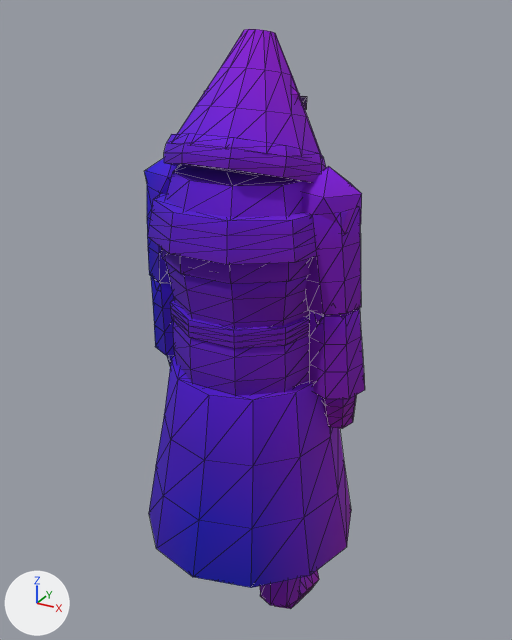
One commit to the glTF model assets/kit/skel_giant.glb: the scene before it, then after it.
Rendered twice from a camera (50 mm lens) standing at (0.907, -1.616, 1.855) and looking at (-0.012, 0.054, 1.021). Arrows for +X, +Y and +Z are at lower left; the lights stay in place. The first picture is the older version. Mesh edges are drawn as thin lines. Vertices at exactly the same position are counted once.

Names of what the first picture shows: 'giant'.
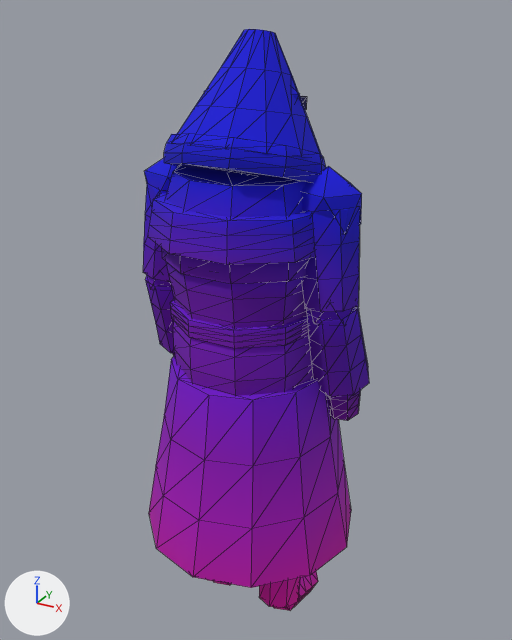
Location of each change, [x1, y1, x2, y2] in pixels of the pictures (512 x 640 px; the box of a moved part takes in the faces that stretch with it):
'giant', reshaped
    before: [144, 29, 365, 609]
    after: [143, 29, 369, 611]
part 1 of me_giant, moved or reshaped
    before: [147, 186, 365, 609]
    after: [143, 186, 369, 611]
part 2 of me_giant, recoloured
    both: [145, 29, 365, 609]

The change, as a list of edits to the scene's bpy script:
```text
Change me_giant:
    used by ob_giant; location = (0.0, 0.0, 0.0)
    remove me_giant.from_pydata(...)  # 812 vertices, 1482 faces; spans x -0.35..0.35, y -0.33..0.33, z -0.02..1.81
    add me_giant.from_pydata(...)  # 840 vertices, 1534 faces; spans x -0.35..0.35, y -0.33..0.33, z -0.02..1.81
    me_giant part 1: 310 vertices moved from x -0.34..0.35, y -0.09..0.19, z -0.02..1.41 to x -0.35..0.35, y -0.11..0.18, z -0.02..1.42; 12 vertices removed from x -0.35..0.17, y -0.07..0.11, z 0.52..0.91; 12 vertices added at x -0.32..0.17, y -0.06..0.11, z 0.52..0.92
    me_giant part 2: 1362 kept faces spanning x -0.35..0.35, y -0.33..0.33, z -0.02..1.81 get new vertex colours
    other edits to the shape of me_giant do not show in these pictures
```
